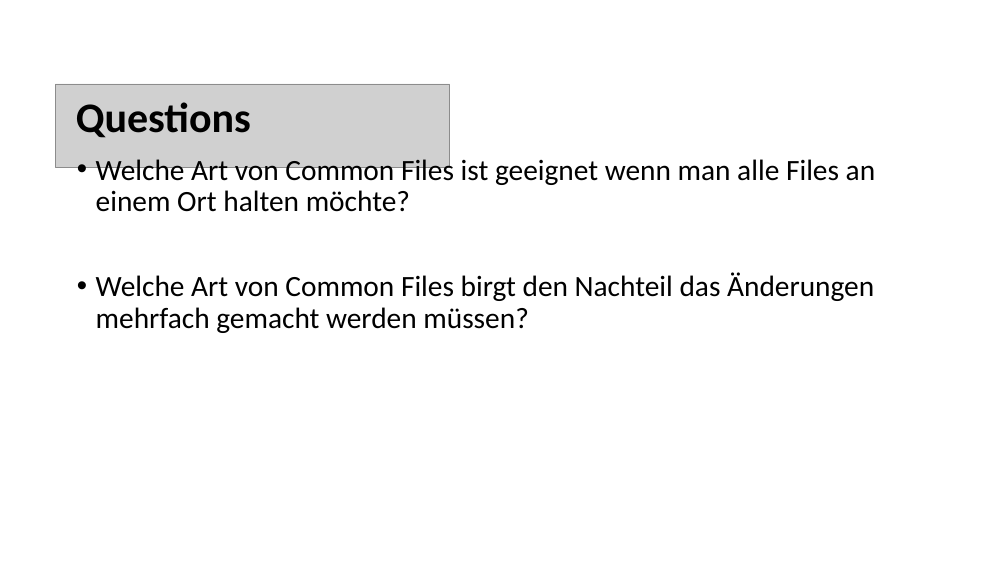
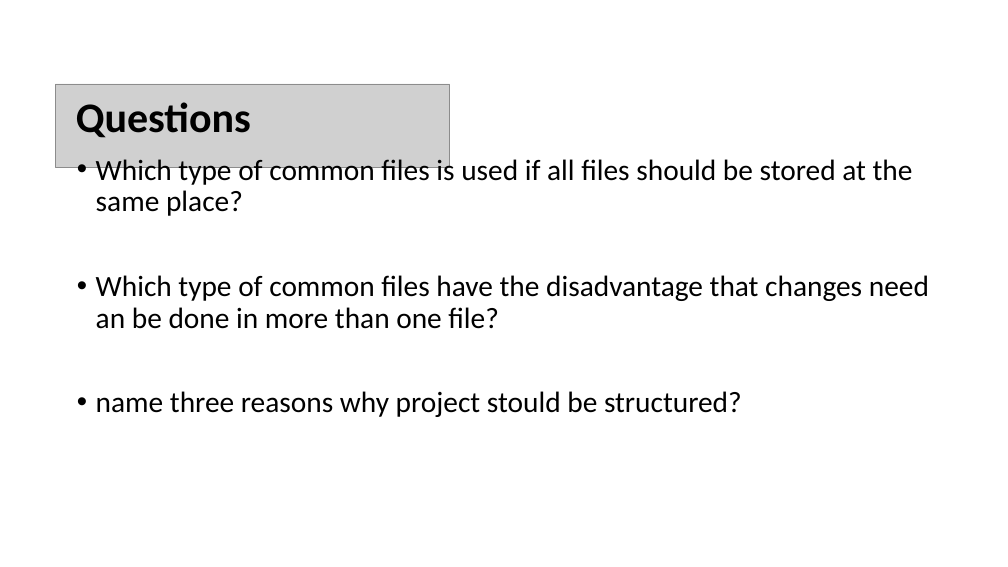
Before and after one commit to eiswasser/Sumobotic, a slide deck: slide 8 of Recap.pptx. Drawn at 1008x567 pixels with LibreOffice and Linux fonts; fonts in the diff are those of the drawing; grey boxes stand for pictures. Boxes give left, top, right and bottom in pixels: in the first picture for what was removed or moved away, otherwise in the second. Text is boxed around its words. In the diff, an @@ line names an element or a change of style, - is before the commit and + after.

```diff
--- a/Recap.pptx
+++ b/Recap.pptx
@@ text at [96,155,929,417]: text changed @@
-• Welche Art von Common Files ist geeignet wenn man alle Files an einem Ort halten möchte?
-• Welche Art von Common Files birgt den Nachteil das Änderungen mehrfach gemacht werden müssen?
+• Which type of common files is used if all files should be stored at the same place?
+• Which type of common files have the disadvantage that changes need an be done in more than one file?
+• name three reasons why project stould be structured?
```
Also in this commit, not shown: 1 other slide changed, 2 slides added.
